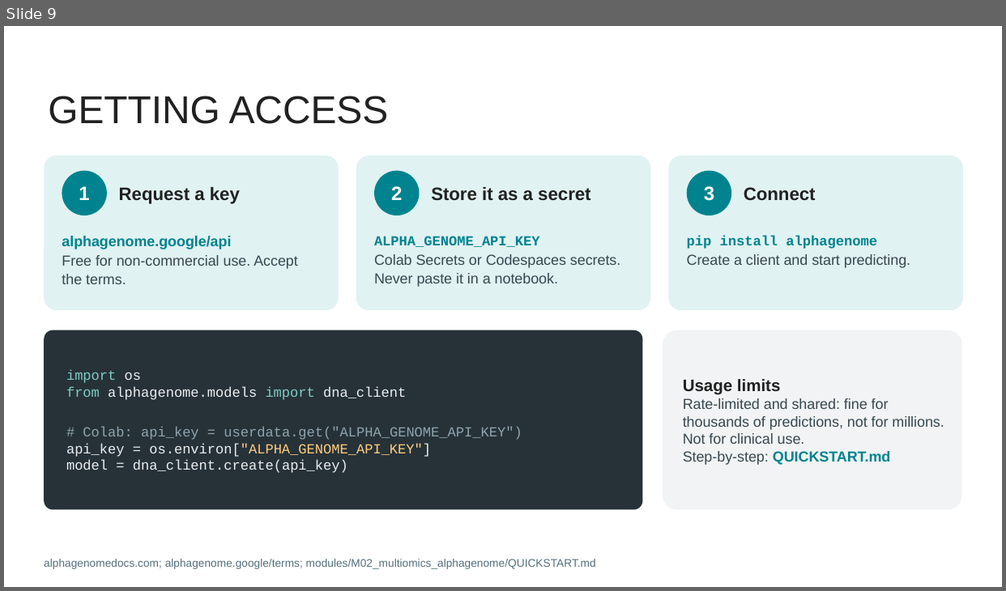
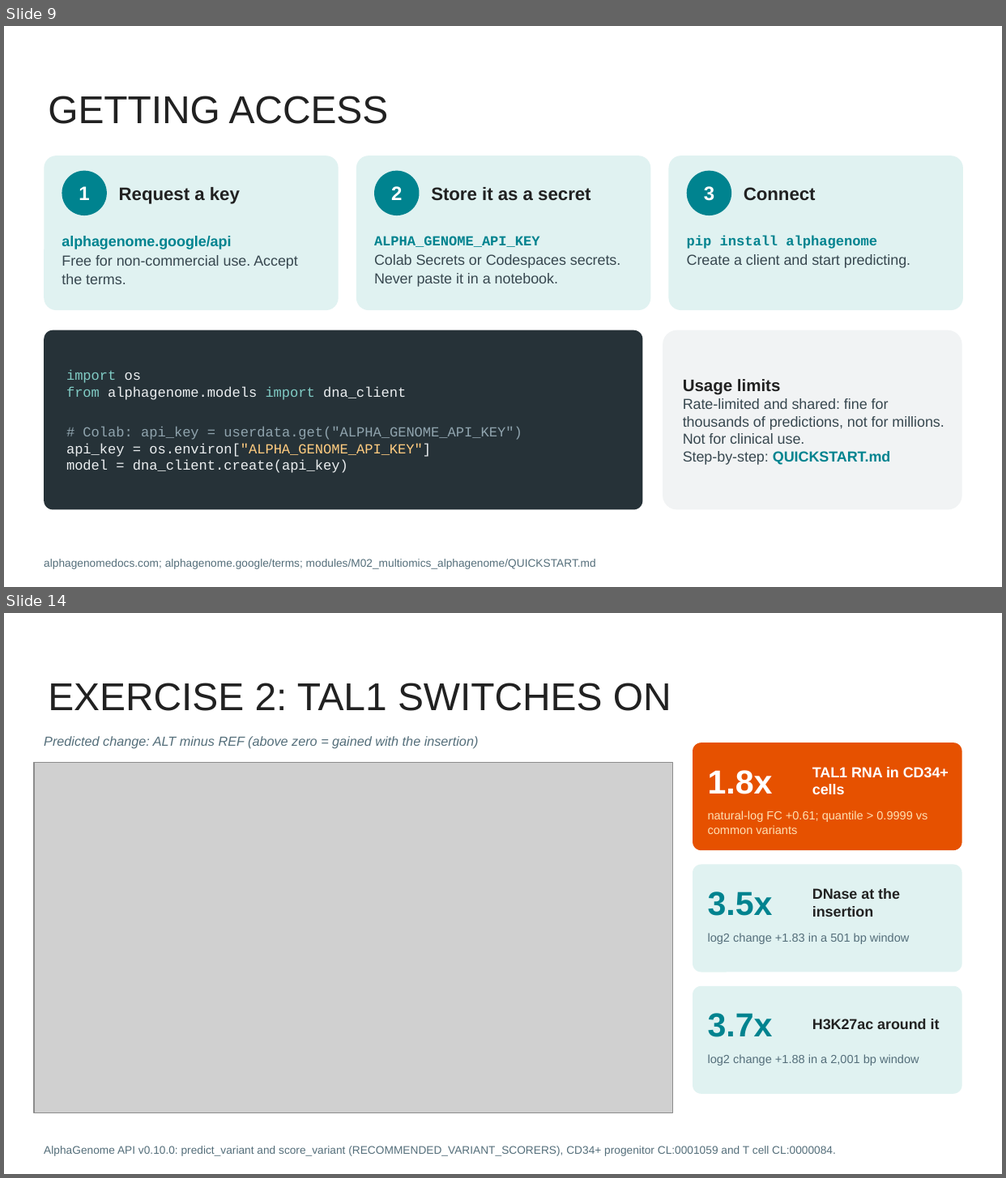
Before and after one commit to BigMindLab/Tutorial_IA_ISCB-LATAM_2026, a slide deck: slides/Workshop-ISCB_M02.pptx. Shown one above the other, each under a label of ours: slide 9 before the commit, slides 9 and 14 after it; the slides between them are not shown. The pictures are 1006x591 and 1006x1178 pixels, drawn with LibreOffice and Linux fonts; fonts in the diff are those of the drawing; grey boxes stand for pictures. Boxes give left, top, right and bottom in pixels: in the first picture for what was removed or moved away, otherwise in the second. Text is boxed around its words. In the diff, an @@ line names an element or a change of style, - is before the commit and + after.

```diff
--- a/slides/Workshop-ISCB_M02.pptx
+++ b/slides/Workshop-ISCB_M02.pptx
@@ slide 14 added at (4, 613, 1002, 1174), background #FFFFFF @@
@@ title added at (48, 683, 671, 711), 28 pt, text #212121 @@
+EXERCISE 2: TAL1 SWITCHES ON
@@ text added at (44, 736, 479, 748), 9.5 pt, text #546E7A, italic @@
+Predicted change: ALT minus REF (above zero = gained with the insertion)
@@ rounded rectangle added at (692, 743, 962, 850), fill #E65100 @@
@@ picture added at (34, 763, 672, 1113) @@
@@ text added at (708, 770, 773, 794), 24 pt, text #FFFFFF, bold @@
+1.8x
@@ text added at (812, 767, 948, 794), 10.5 pt, text #FFFFFF, bold @@
+TAL1 RNA in CD34+ cells
@@ text added at (708, 811, 928, 834), 8.5 pt, text #FFE0B2 @@
+natural-log FC +0.61; quantile > 0.9999 vs common variants
@@ rounded rectangle added at (692, 864, 962, 973), fill #E0F2F1 @@
@@ text added at (708, 892, 773, 916), 24 pt, text #00838F, bold @@
+3.5x
@@ text added at (812, 888, 900, 917), 10.5 pt, text #212121, bold @@
+DNase at the insertion
@@ text added at (708, 933, 910, 944), 8.5 pt, text #546E7A @@
+log2 change +1.83 in a 501 bp window
@@ rounded rectangle added at (692, 986, 962, 1094), fill #E0F2F1 @@
@@ text added at (708, 1013, 773, 1037), 24 pt, text #00838F, bold @@
+3.7x
@@ text added at (812, 1019, 940, 1029), 10.5 pt, text #212121, bold @@
+H3K27ac around it
@@ text added at (708, 1054, 919, 1066), 8.5 pt, text #546E7A @@
+log2 change +1.88 in a 2,001 bp window
@@ text added at (44, 1146, 836, 1157), 8 pt, text #546E7A @@
+AlphaGenome API v0.10.0: predict_variant and score_variant (RECOMMENDED_VARIANT_SCORERS), CD34+ progenitor CL:0001059 and T cell CL:0000084.
```
Also in this commit, not shown: 7 other slides added.
